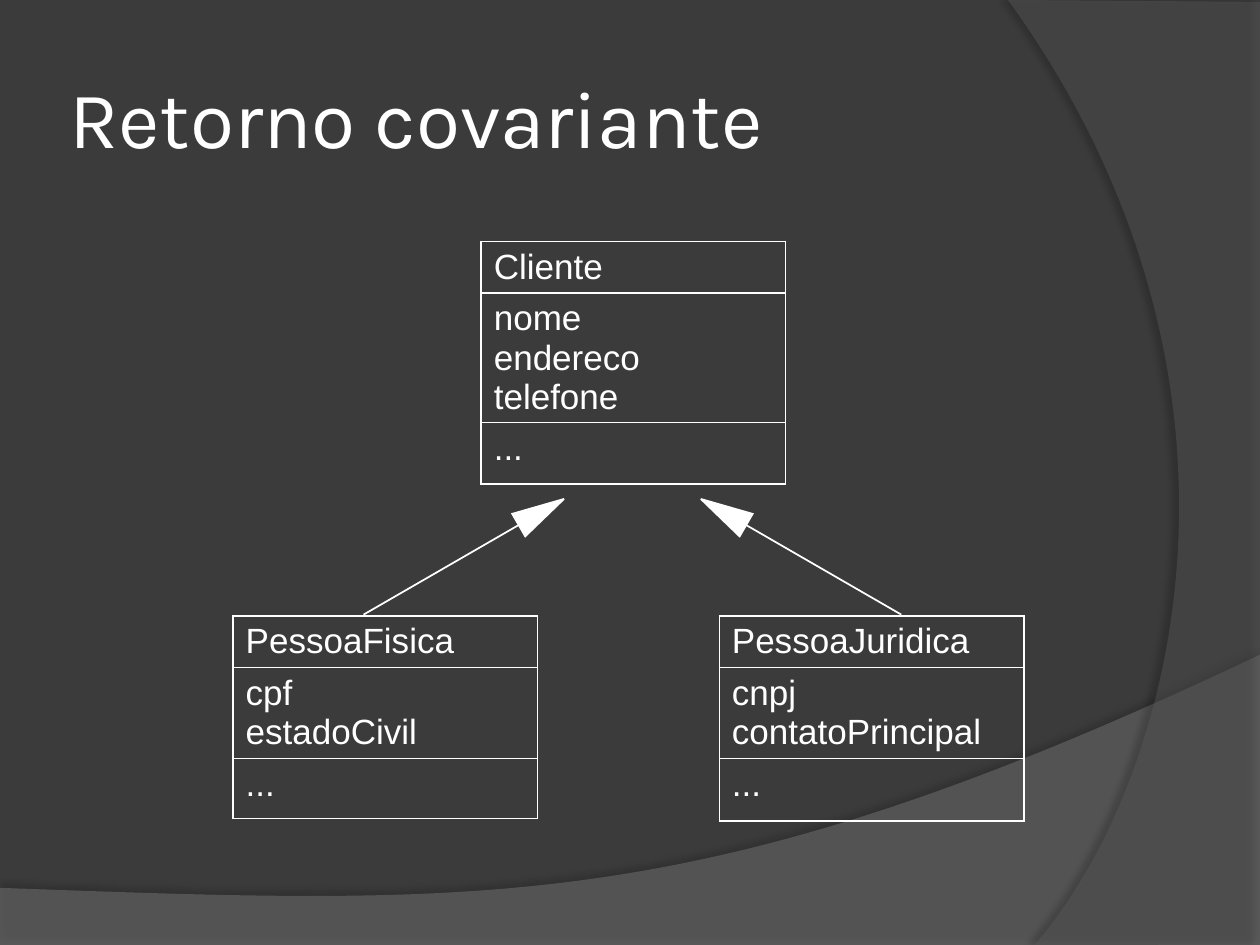
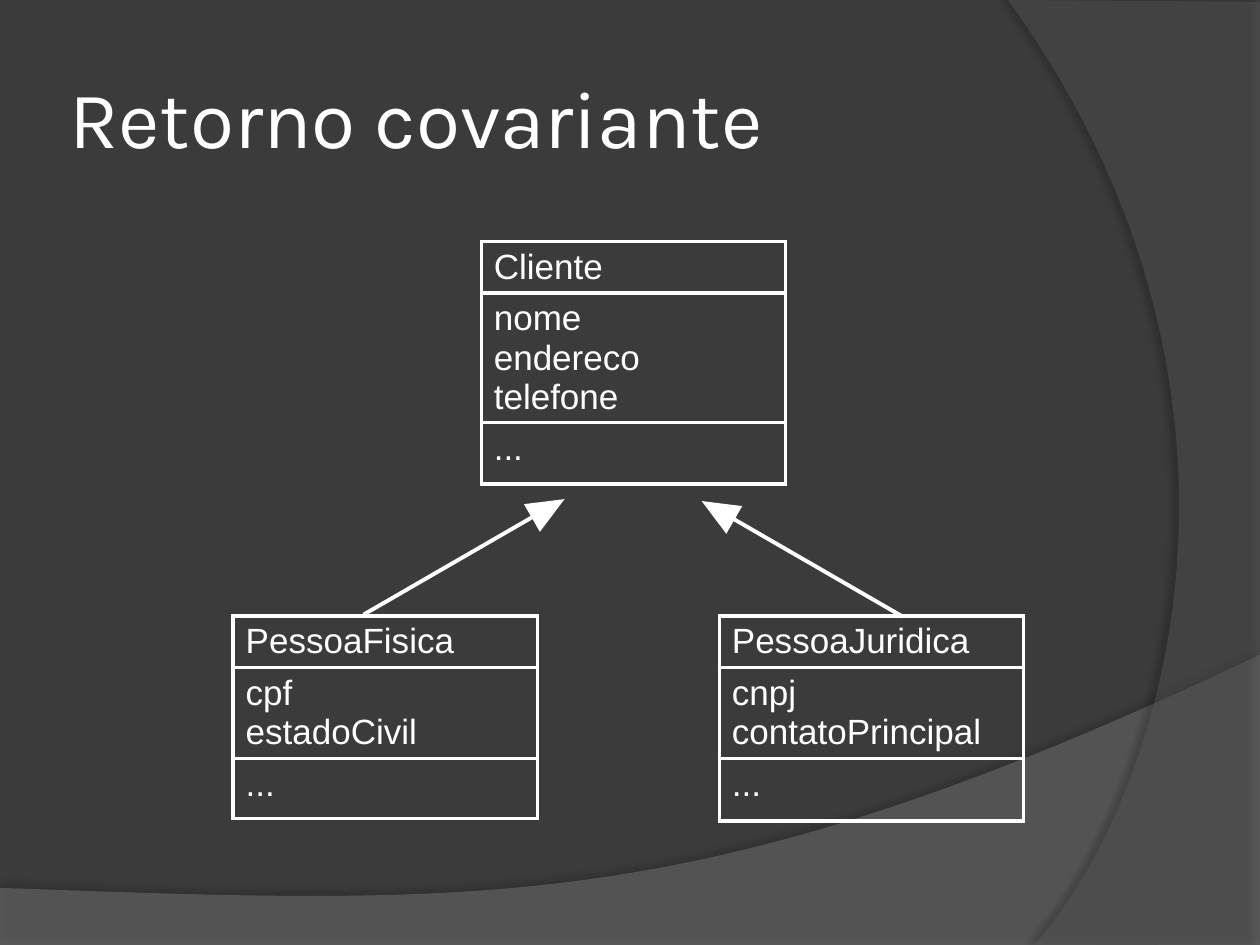
Before and after one commit to duchesqui/slzvieira-training, a slide deck: slide 3 of trunk/2-Java-Programmer-Modulo-II/06.Capitulo01.pptx. Drawn at 1260x945 pixels with LibreOffice and Linux fonts; fonts in the diff are those of the drawing. Boxes give left, top, right and bottom in pixels: in the first picture for what was removed or moved away, otherwise in the second. Text is boxed around its words. In the diff, an @@ line names an element or a change of style, - is before the commit and + after.

```diff
--- a/trunk/2-Java-Programmer-Modulo-II/06.Capitulo01.pptx
+++ b/trunk/2-Java-Programmer-Modulo-II/06.Capitulo01.pptx
@@ triangle: place and size @@
-triangle at box(512, 488, 570, 537)
+triangle at box(528, 490, 567, 528)
@@ triangle at box(528, 490, 567, 528): outline #FFFFFF 1 pt to #FFFFFF 2.25 pt @@
@@ triangle at box(700, 493, 740, 531): outline #FFFFFF 1 pt to #FFFFFF 2.25 pt @@
@@ triangle: place and size @@
-triangle at box(695, 488, 753, 537)
+triangle at box(700, 493, 740, 531)
@@ line moved from (519, 525) - (364, 615) to (532, 518) - (364, 615) @@
@@ line (532, 518) - (364, 615): stroke #FFFFFF 1 pt to #FFFFFF 2.25 pt @@
@@ line moved from (746, 525) - (901, 615) to (735, 519) - (902, 616) @@
@@ line (735, 519) - (902, 616): stroke #FFFFFF 1 pt to #FFFFFF 2.25 pt @@
@@ table at box(233, 616, 538, 828) @@
@@ borders changed @@
@@ table at box(719, 616, 1024, 830) @@
@@ borders changed @@
```
Also in this commit, not shown: 3 other slides changed, 5 other files.
